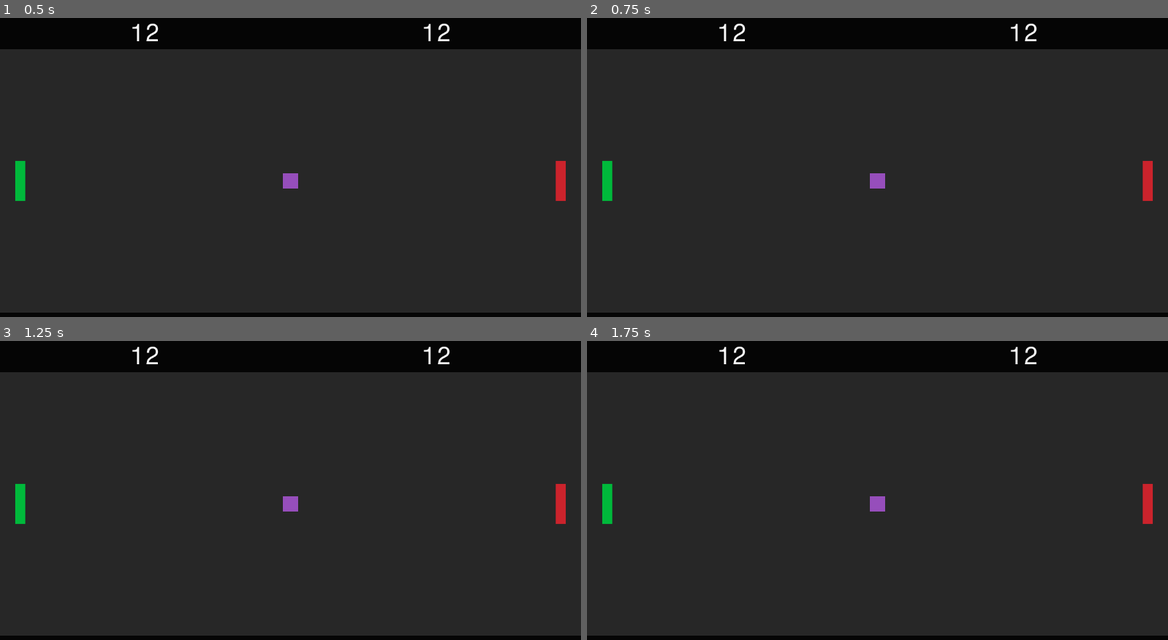
Above: before the commit, frames 1-4 (two rows, left to right).
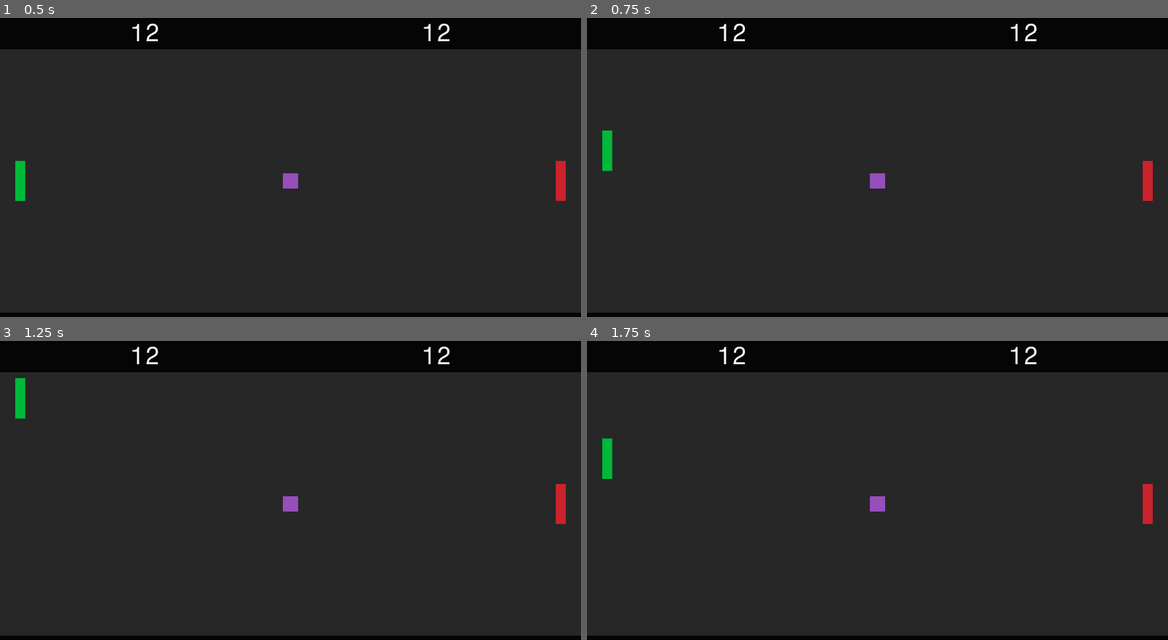
Above: after the commit, the same moments.

Repository: smarthall/20games
Game: Godot game, scene res://arena.tscn
The game is run twice, just before and just after one commit, with the same random seed, the same clock (stepped at 60 frames per second) and the same inputs.
Inputs:
- Up to frame 1 (0.5 s): no input
- Up to frame 2 (0.75 s): tap Enter at 0.5 s; hold W (LocalUp) from 0.53 s (still down)
- Up to frame 3 (1.25 s): keep holding W (LocalUp)
- Up to frame 4 (1.75 s): release W (LocalUp) at 1.28 s; hold S (LocalDown) from 1.28 s (still down)

Frame 1 is identical in both runs. In frame 2, 0.4% of the frame differs, in the area x 2-5%, y 37-62%; in frame 3, 0.5%, in the area x 2-5%, y 12-62%; in frame 4, 0.5%.

Commit message:
Allow controlling the paddles

Diff:
--- a/pong/arena.tscn
+++ b/pong/arena.tscn
@@ -1,6 +1,7 @@
-[gd_scene load_steps=4 format=3 uid="uid://dmmhrsdnpseeb"]
+[gd_scene load_steps=5 format=3 uid="uid://dmmhrsdnpseeb"]
 
 [ext_resource type="LabelSettings" uid="uid://dbp54m3m7y005" path="res://ScoreLabelSetting.tres" id="1_ubfh8"]
+[ext_resource type="Script" uid="uid://l2ucr3d2v3qj" path="res://paddle_controller.gd" id="2_444vf"]
 
 [sub_resource type="RectangleShape2D" id="RectangleShape2D_ubfh8"]
 size = Vector2(20, 80)
@@ -68,6 +69,7 @@
 
 [node name="LocalPlayer" type="CharacterBody2D" parent="."]
 position = Vector2(40, 324)
+script = ExtResource("2_444vf")
 
 [node name="CollisionShape2D" type="CollisionShape2D" parent="LocalPlayer"]
 shape = SubResource("RectangleShape2D_ubfh8")
@@ -81,6 +83,8 @@
 
 [node name="RemotePlayer" type="CharacterBody2D" parent="."]
 position = Vector2(1112, 324)
+script = ExtResource("2_444vf")
+player_type = 1
 
 [node name="CollisionShape2D" type="CollisionShape2D" parent="RemotePlayer"]
 shape = SubResource("RectangleShape2D_ubfh8")
--- /dev/null
+++ b/pong/paddle_controller.gd
@@ -0,0 +1,20 @@
+extends CharacterBody2D
+
+enum WhichPlayer {
+    LOCAL,
+    REMOTE
+}
+
+@export var player_type: WhichPlayer
+
+func _physics_process(_delta: float) -> void:
+    if player_type == WhichPlayer.LOCAL:
+        if Input.is_action_pressed("LocalUp"):
+            position.y -= 5
+        if Input.is_action_pressed("LocalDown"):
+            position.y += 5
+    elif player_type == WhichPlayer.REMOTE:
+        if Input.is_action_pressed("RemoteUp"):
+            position.y -= 5
+        if Input.is_action_pressed("RemoteDown"):
+            position.y += 5
Not shown, added: pong/paddle_controller.gd.uid
